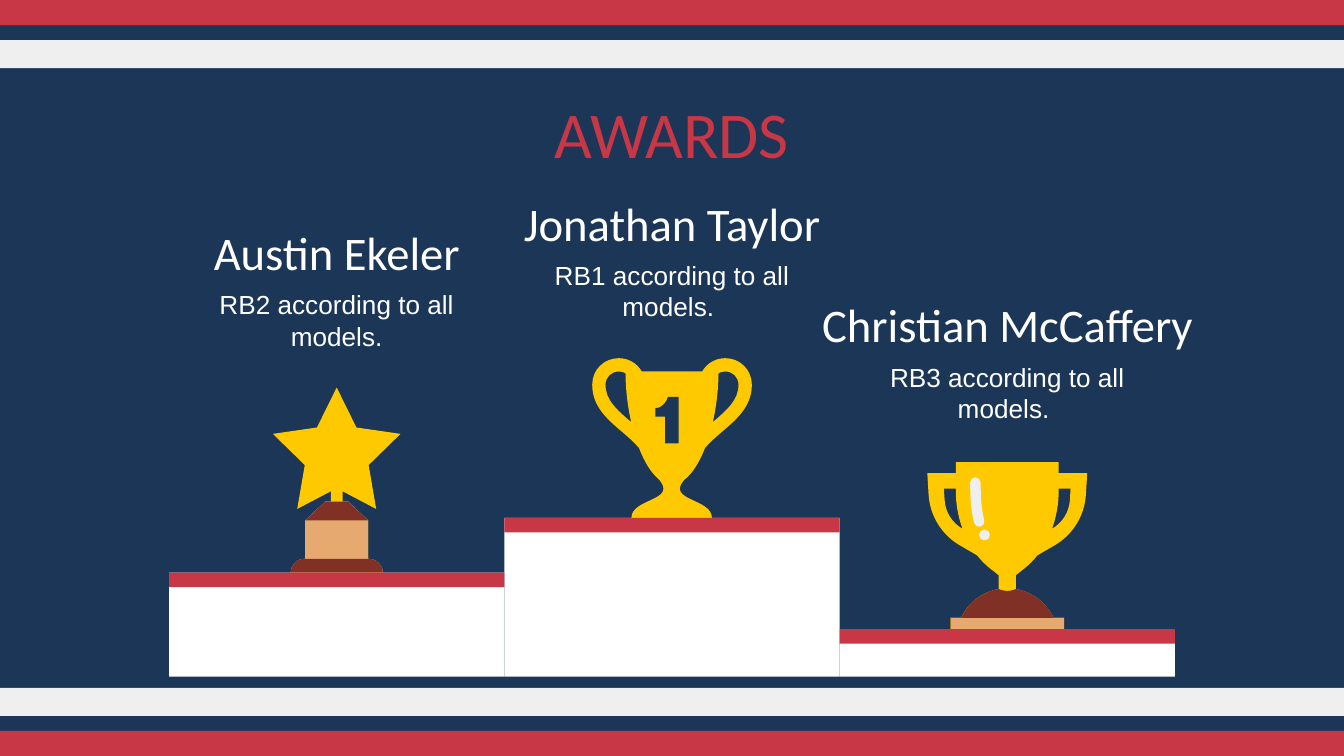
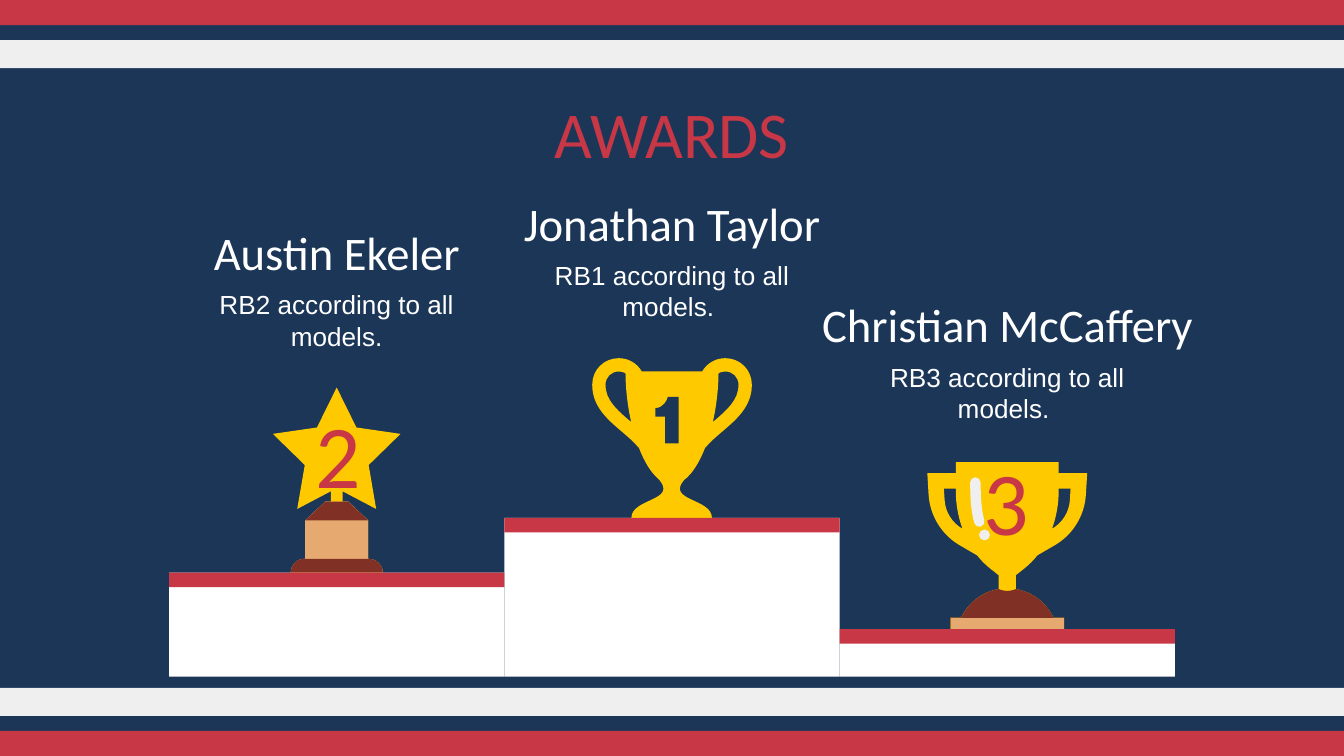
Before and after one commit to JessePRN/FantasyFootballAIAssist, a slide deck: slide 15 of Ronnie/FantasyAnalyticsPredict.pptx. Drawn at 1344x756 pixels with LibreOffice and Linux fonts; fonts in the diff are those of the drawing. Boxes give left, top, right and bottom in pixels: in the first picture for what was removed or moved away, otherwise in the second. Text is boxed around its words. In the diff, an @@ line names an element or a change of style, - is before the commit and + after.

Commit message:
Updated ppt

```diff
--- a/Ronnie/FantasyAnalyticsPredict.pptx
+++ b/Ronnie/FantasyAnalyticsPredict.pptx
@@ text added at [316,413,361,509], 48 pt, text #C83746 @@
+2
@@ text added at [983,461,1028,541], 48 pt, text #C83746 @@
+3
```
Also in this commit, not shown: 2 other slides changed, 1 slide added, 1 slide removed.
